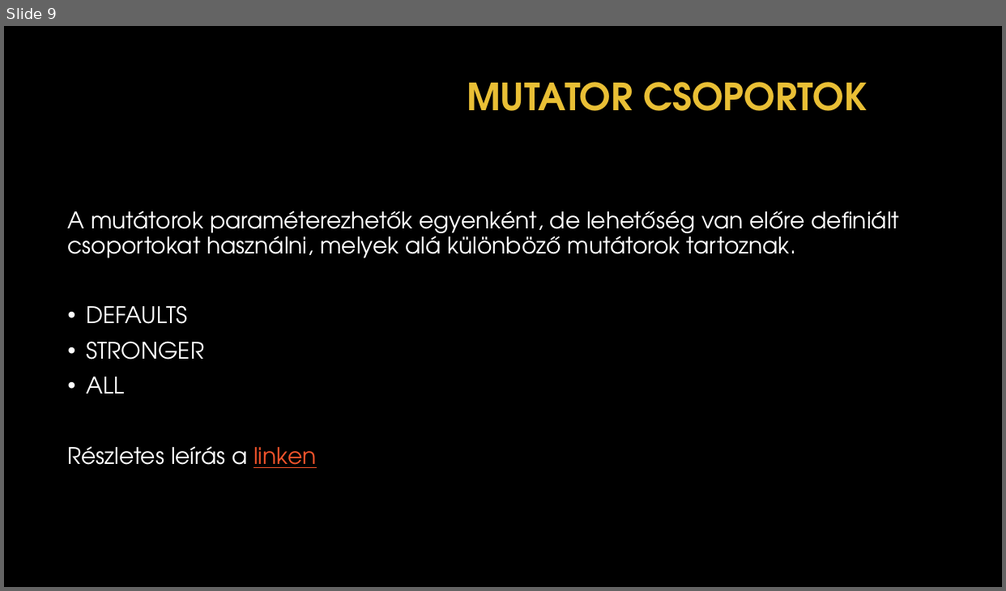
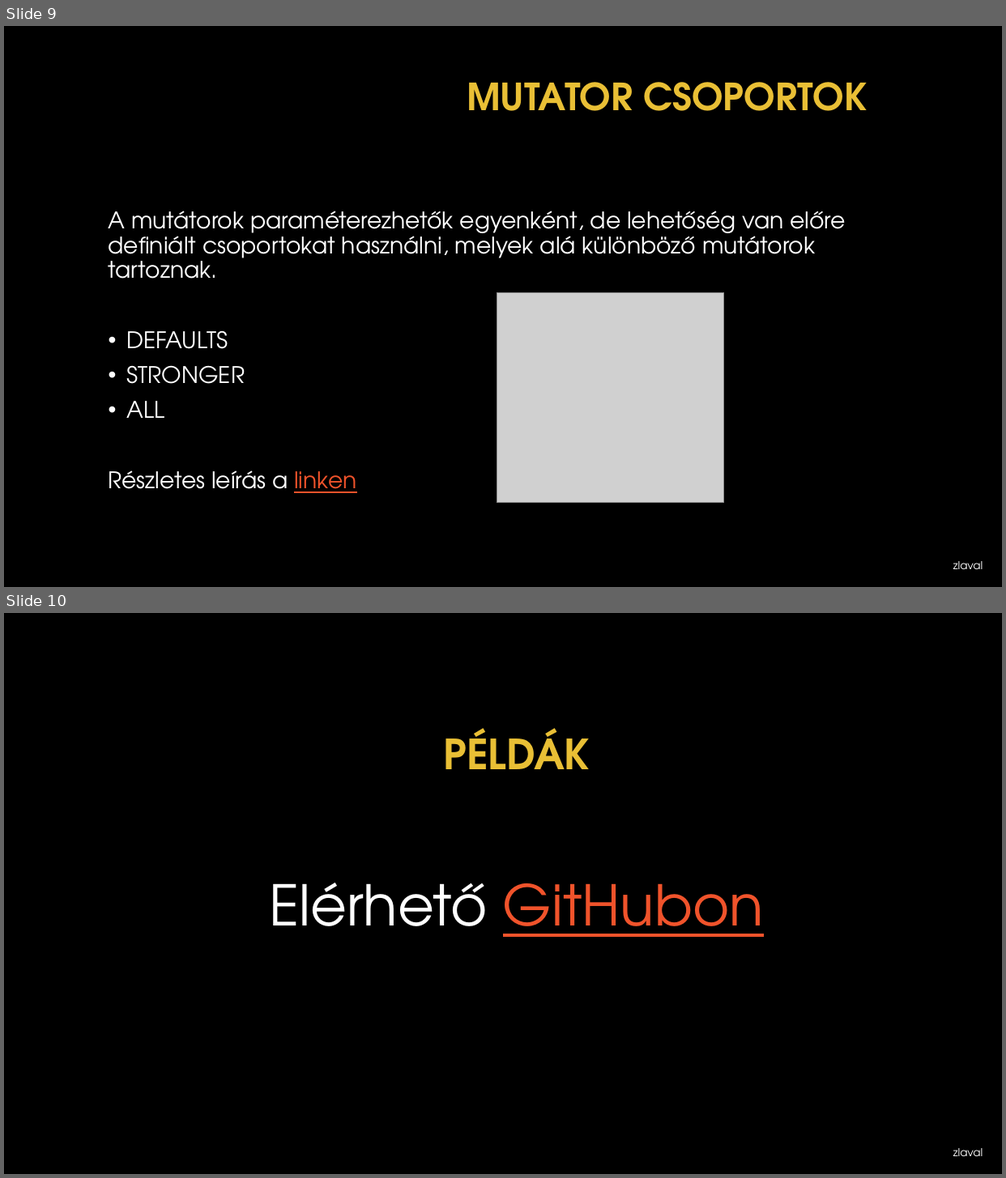
Before and after one commit to zlaval/mutation-test-presentation, a slide deck: doc/presentation-mutation.pptx. Shown one above the other, each under a label of ours: slide 9 before the commit, slides 9 and 10 after it. The pictures are 1006x591 and 1006x1178 pixels, drawn with LibreOffice and Linux fonts; fonts in the diff are those of the drawing; grey boxes stand for pictures; background and template pictures are left out. Boxes give left, top, right and bottom in pixels: in the first picture for what was removed or moved away, otherwise in the second. Text is boxed around its words. In the diff, an @@ line names an element or a change of style, - is before the commit and + after.

```diff
--- a/doc/presentation-mutation.pptx
+++ b/doc/presentation-mutation.pptx
@@ slide 10 added at (4,613,1002,1174), background #000000 @@
@@ title added at (443,728,590,769), 40 pt, text #E9BF35, bold @@
+PÉLDÁK
@@ text added at (269,883,764,937), 54 pt, text #FFFFFF @@
+Elérhető GitHubon
@@ text added at (953,1148,982,1157), 10.5 pt, text #FFFFFF @@
+zlaval
@@ slide 9 changed as well @@
@@ text "A mutátorok paraméterezhetők egyenként, de ..." rewrapped from (68,211,900,468) to (108,211,846,493) @@
@@ picture added at (496,292,723,503) @@
@@ text added at (953,561,982,570), 10.5 pt, text #FFFFFF @@
+zlaval
```
Also in this commit, not shown: 8 other slides changed, 1 other slide added, 1 slide removed.
